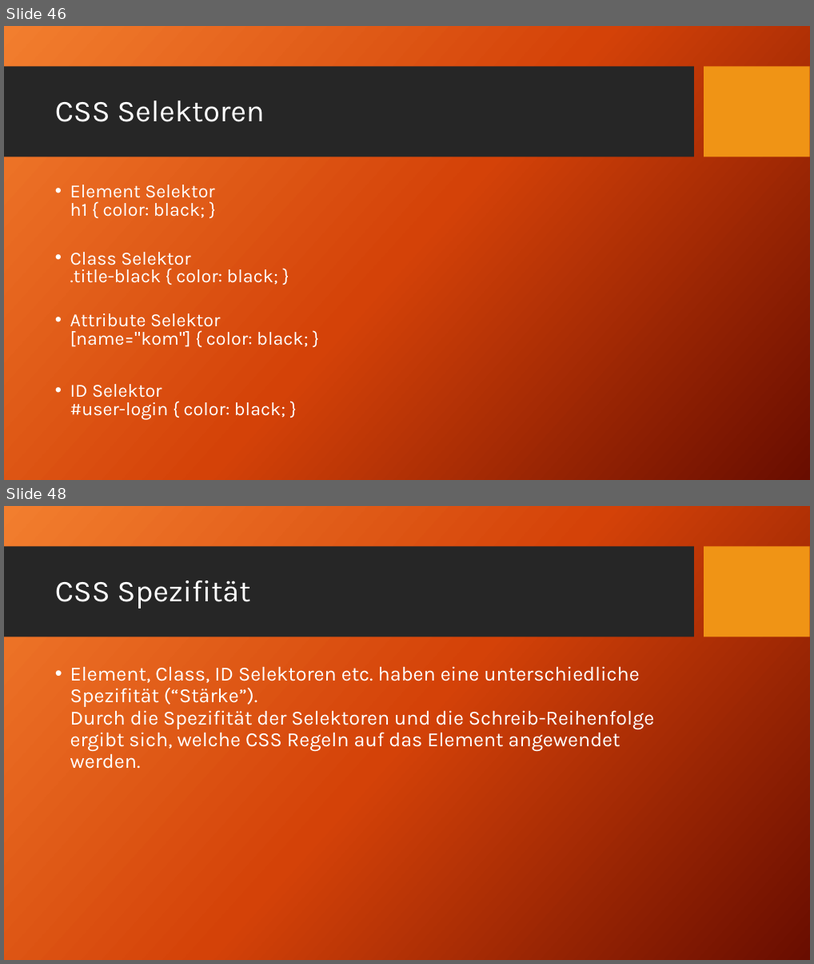
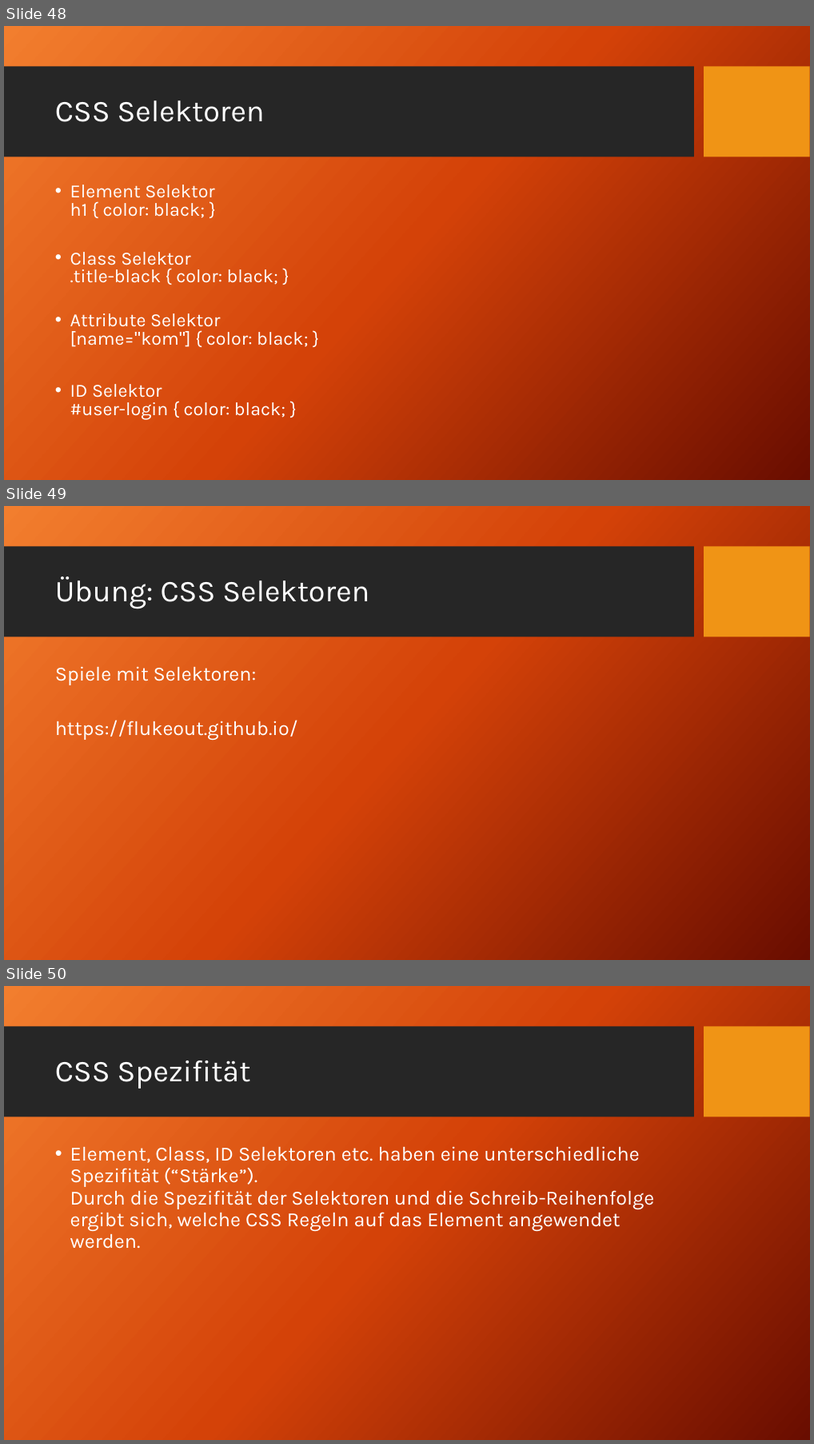
Before and after one commit to TomFrey/htmlCssBasicUebungen, a slide deck: html Schulung.pptx. Shown one above the other, each under a label of ours: slides 46 and 48 before the commit, slides 48, 49 and 50 after it; the slides between them are not shown. The pictures are 814x964 and 814x1444 pixels, drawn with LibreOffice and Linux fonts; fonts in the diff are those of the drawing; background and template pictures are left out. Boxes give left, top, right and bottom in pixels: in the first picture for what was removed or moved away, otherwise in the second. Text is boxed around its words. In the diff, an @@ line names an element or a change of style, - is before the commit and + after.

```diff
--- a/html Schulung.pptx
+++ b/html Schulung.pptx
@@ slide 49 added at [4,506,810,960], background picture (left out); not listed: 2 template elements that a slide beside it also shows @@
@@ title added at [55,576,370,608], 36 pt, text #FFFFFF @@
+Übung: CSS Selektoren
@@ text added at [55,666,298,740], 24 pt, text #FFFFFF @@
+Spiele mit Selektoren:
+https://flukeout.github.io/
@@ what was slide 46 is now slide 48 @@
@@ what was slide 48 is now slide 50 @@
```
Also in this commit, not shown: 1 slide changed, 2 other slides added, 1 slide removed, 4 other files.
